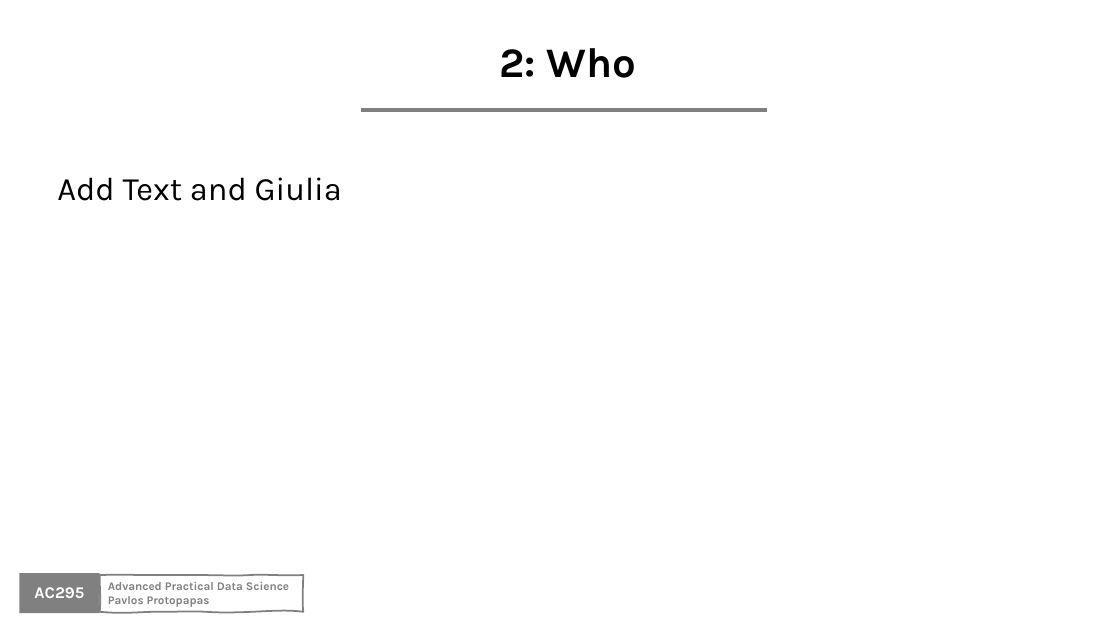
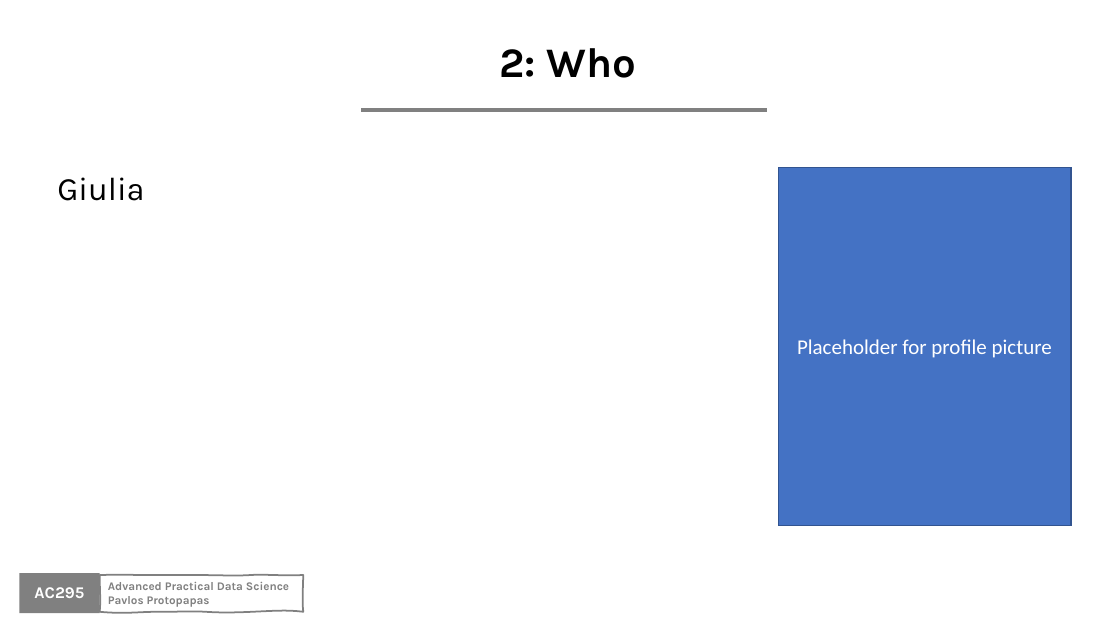
Before and after one commit to Harvard-IACS/2020-AC295, a slide deck: slide 7 of content/lectures/lecture1/presentation/lecture1_draft.pptx. Drawn at 1120x630 pixels with LibreOffice and Linux fonts; fonts in the diff are those of the drawing; background and template pictures are left out. Boxes give left, top, right and bottom in pixels: in the first picture for what was removed or moved away, otherwise in the second. Text is boxed around its words. In the diff, an @@ line names an element or a change of style, - is before the commit and + after.

```diff
--- a/content/lectures/lecture1/presentation/lecture1_draft.pptx
+++ b/content/lectures/lecture1/presentation/lecture1_draft.pptx
@@ text at [57,177,144,201]: text changed @@
-Add Text and Giulia
+Giulia
@@ rectangle added at [778,168,1071,526], fill #4472C4, outline #325491 1 pt, 18 pt, text #FFFFFF @@
+Placeholder for profile picture
```
Also in this commit, not shown: 5 other slides changed, 6 slides added, 2 slides removed.
